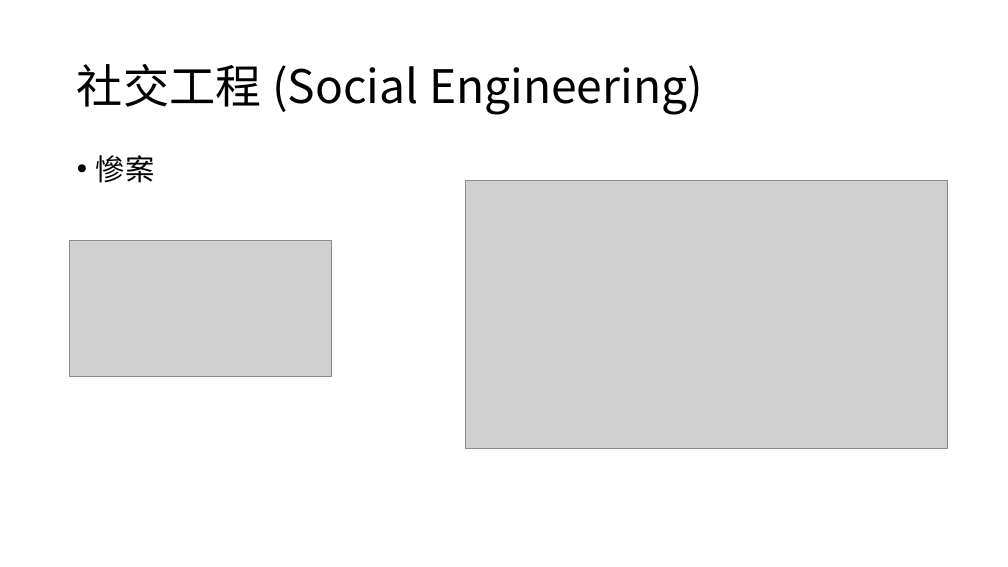
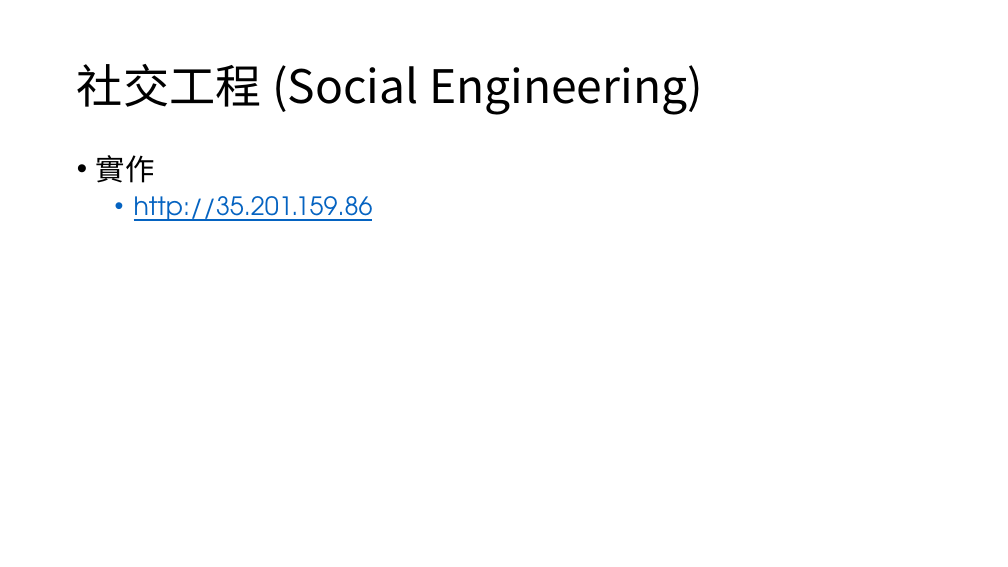
Before and after one commit to lawrence910426/Cloud-drive, a slide deck: slide 6 of Information Security.pptx (slide 11 before the commit). Drawn at 1008x567 pixels with LibreOffice and Linux fonts; fonts in the diff are those of the drawing; grey boxes stand for pictures; background and template pictures are left out. Boxes give left, top, right and bottom in pixels: in the first picture for what was removed or moved away, otherwise in the second. Text is boxed around its words. In the diff, an @@ line names an element or a change of style, - is before the commit and + after.

```diff
--- a/Information Security.pptx
+++ b/Information Security.pptx
@@ text at [96, 155, 373, 221]: text changed; size 28 to 24 pt; font Noto Sans CJK SC to TeX Gyre Adventor; text colour #000000 to #0563C1 @@
-• 慘案
+• 實作
+  • http://35.201.159.86
@@ picture removed at [466, 180, 948, 448] @@
@@ picture removed at [70, 240, 332, 377] @@
```
Also in this commit, not shown: 5 other slides changed, 1 slide added, 1 slide removed, 2 other files.
